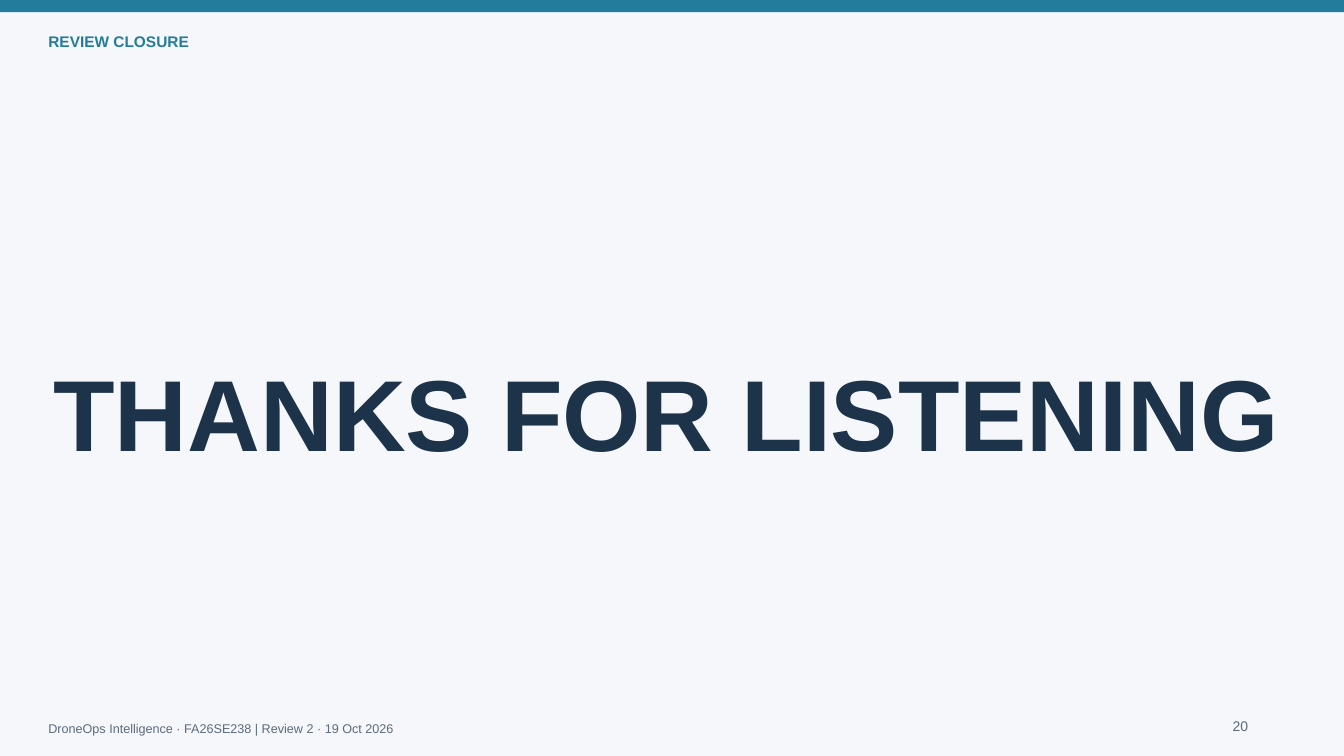
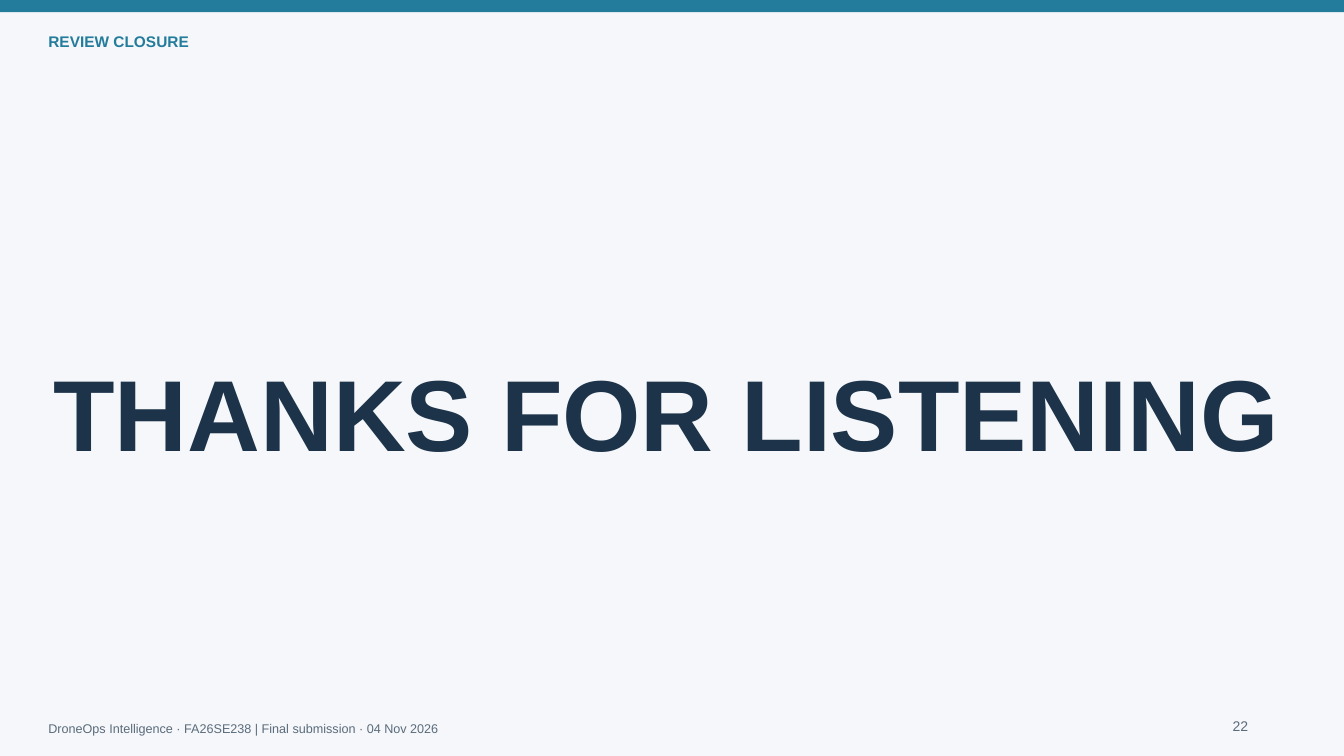
Before and after one commit to alexLe2802/DroneOps-Intelligence-, a slide deck: slide 22 of docs/slides/DroneOps_Review2.pptx (slide 20 before the commit). Drawn at 1344x756 pixels with LibreOffice and Linux fonts; fonts in the diff are those of the drawing. Boxes give left, top, right and bottom in pixels: in the first picture for what was removed or moved away, otherwise in the second. Text is boxed around its words. In the diff, an @@ line names an element or a change of style, - is before the commit and + after.

```diff
--- a/docs/slides/DroneOps_Review2.pptx
+++ b/docs/slides/DroneOps_Review2.pptx
@@ text at box(48, 724, 438, 736): text changed @@
-DroneOps Intelligence · FA26SE238 | Review 2 · 19 Oct 2026
+DroneOps Intelligence · FA26SE238 | Final submission · 04 Nov 2026
@@ text at box(1233, 721, 1249, 731): text changed @@
-20
+22
```
Also in this commit, not shown: 19 other slides changed, 2 slides added, 35 other files.
